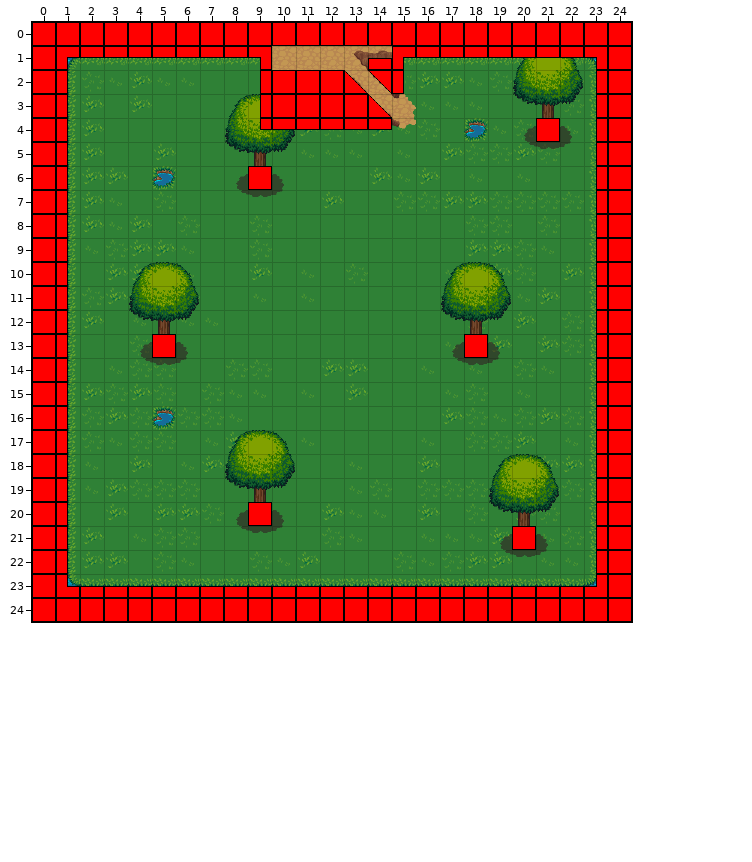
Tiled map: src/Ressources/Map/campagne_ThunderSun.tmx. The first picture shows the starting point.
Cells are 32x32 px. Shown: x 0..24, y 0..24.
After:
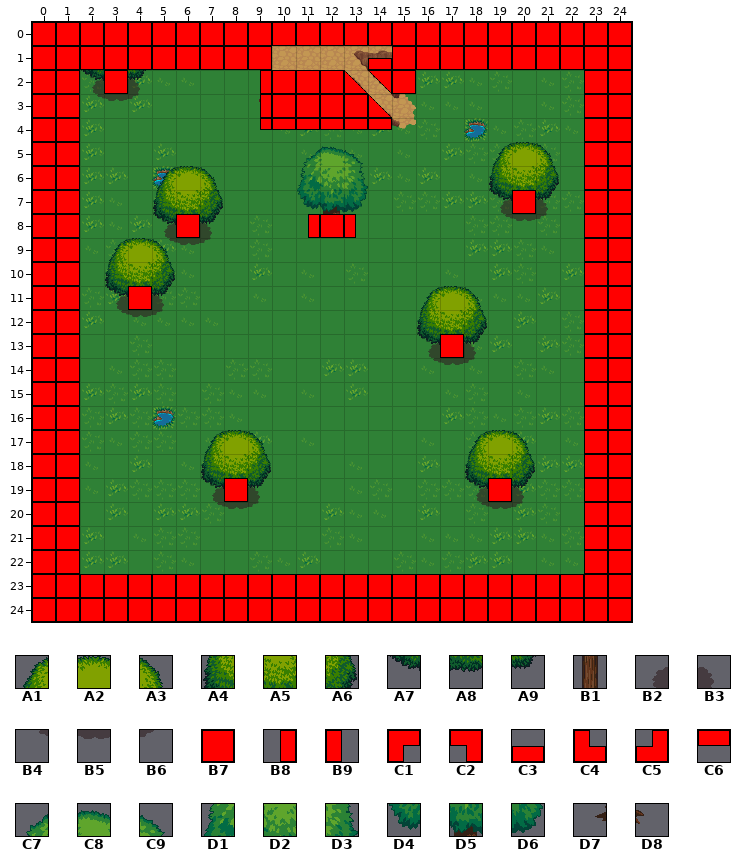
Key: from "base_out_atlas": A1 408, A2 409, A3 410, A4 440, A5 441, A6 442, A7 472, A8 473, A9 474, B1 634, B2 665, B3 667, B4 697, B5 698, B6 699; from "collision_final": B7 0, B8 1, B9 2, C1 3, C2 4, C3 15, C4 18, C5 19, C6 30; from "terrain_atlas": C7 925, C8 926, C9 927, D1 957, D2 958, D3 959, D4 989, D5 990, D6 991, D7 1021, D8 1023.
__ is an empty cell, ## one hidden under a higher layer.
Tiles replaced or removed in this view: A1, A2, A3, A4, A5, A6, A7, A8, A9, B1, B2, B3, B4, B5, B6, B7, B8, B9, C1, C2, C3, C4, C5, C6.
Difference:
Changed rows in their new state; .. is an unchanged cell.
Layer "background":
first column x 8:
 3 .. .. .. .. .. .. .. .. .. .. .. .. .. __ ..
 4 .. .. .. .. .. .. .. .. .. .. .. .. __ __ __
 5 .. __ .. .. .. .. .. .. .. .. .. .. __ __ __
 6 __ __ __ .. .. .. .. .. .. .. .. .. .. .. ..
 7 __ __ __ .. .. .. .. .. .. .. .. .. .. .. ..
first column x 4:
12 .. __ .. .. .. .. .. .. .. .. .. .. .. .. __ ..
13 __ __ __ .. .. .. .. .. .. .. .. .. .. __ __ __
14 __ __ __ .. .. .. .. .. .. .. .. .. .. __ __ __
first column x 8:
19 .. __ .. .. .. .. .. .. .. .. .. .. .. ..
20 __ __ __ .. .. .. .. .. .. .. .. .. __ ..
21 __ __ __ .. .. .. .. .. .. .. .. __ __ __
22 .. .. .. .. .. .. .. .. .. .. .. __ __ __
Layer "background_2":
first column x 2:
 2 B2 .. B3
 3 B4 B5 B6
first column x 3:
 7 .. .. .. .. .. .. .. .. .. .. .. .. .. .. .. .. B2 .. B3
 8 .. .. B2 .. B3 .. .. .. D7 .. D8 .. .. .. .. .. B4 B5 B6
 9 .. .. B4 B5 B6 .. .. .. .. .. .. .. .. .. .. .. .. .. ..
11 B2 .. B3 .. .. .. .. .. .. .. .. .. .. .. .. .. .. .. ..
12 B4 B5 B6 .. .. .. .. .. .. .. .. .. .. .. .. .. .. .. ..
13 .. .. .. .. .. .. .. .. .. .. .. .. .. B2 .. B3 .. .. ..
14 .. .. .. .. .. .. .. .. .. .. .. .. .. B4 B5 B6 .. .. ..
first column x 7:
19 B2 .. B3 .. .. .. .. .. .. .. .. B2 .. B3
20 B4 B5 B6 .. .. .. .. .. .. .. .. B4 B5 B6
Layer "overground":
first column x 2:
 1 .. .. .. .. .. .. .. .. .. .. .. .. .. .. .. .. .. .. __ __ __
 2 A7 .. A9 .. .. .. .. .. .. .. .. .. .. .. .. .. .. .. __ __ __
 3 .. .. .. .. .. .. __ __ .. .. .. .. .. .. .. .. .. .. __ __ __
 4 .. .. .. .. .. .. __ __ __ .. .. .. .. .. .. .. .. .. .. .. ..
 5 .. .. .. .. .. .. __ __ __ C7 C8 C9 .. .. .. .. .. A1 A2 A3 ..
 6 .. .. .. A1 A2 A3 .. .. .. D1 D2 D3 .. .. .. .. .. A4 A5 A6 ..
 7 .. .. .. A4 A5 A6 .. .. .. D4 D5 D6 .. .. .. .. .. A7 .. A9 ..
 8 .. .. .. A7 .. A9 .. .. .. .. .. .. .. .. .. .. .. .. .. .. ..
 9 .. A1 A2 A3 .. .. .. .. .. .. .. .. .. .. .. .. .. .. .. .. ..
10 .. A4 A5 A6 __ .. .. .. .. .. .. .. .. .. .. __ __ __ .. .. ..
11 .. A7 ## A9 __ .. .. .. .. .. .. .. .. .. A1 A2 A3 __ .. .. ..
12 .. .. __ __ __ .. .. .. .. .. .. .. .. .. A4 A5 A6 __ .. .. ..
13 .. .. .. .. .. .. .. .. .. .. .. .. .. .. A7 .. A9 .. .. .. ..
first column x 7:
17 A1 A2 A3 __ .. .. .. .. .. .. .. A1 A2 A3 ..
18 A4 A5 A6 __ .. .. .. .. .. .. .. A4 A5 A6 __
19 A7 ## A9 __ .. .. .. .. .. .. .. A7 ## A9 __
20 .. .. .. .. .. .. .. .. .. .. .. .. __ __ __
Layer "logique":
first column x 1:
 1 B7 B7 B7 B7 B7 B7 B7 B7 B7 .. .. .. .. .. B7 B7 B7 B7 B7 B7 B7 B7 B7
 2 B7 .. B7 .. .. .. .. .. .. .. .. .. .. .. B7 .. .. .. .. .. .. .. B7
 3 B7 .. .. .. .. .. .. .. .. .. .. .. .. .. .. .. .. .. .. .. .. .. B7
 4 B7 .. .. .. .. .. .. .. .. .. .. .. .. .. .. .. .. .. .. .. __ .. B7
 5 B7 .. .. .. .. .. .. .. .. .. .. .. .. .. .. .. .. .. .. .. .. .. B7
 6 B7 .. .. .. .. .. .. .. __ .. .. .. .. .. .. .. .. .. .. .. .. .. B7
 7 B7 .. .. .. .. .. .. .. .. .. .. .. .. .. .. .. .. .. .. B7 .. .. B7
 8 B7 .. .. .. .. B7 .. .. .. .. B8 B7 B9 .. .. .. .. .. .. .. .. .. B7
 9 B7 .. .. .. .. .. .. .. .. .. .. .. .. .. .. .. .. .. .. .. .. .. B7
10 B7 .. .. .. .. .. .. .. .. .. .. .. .. .. .. .. .. .. .. .. .. .. B7
11 B7 .. .. B7 .. .. .. .. .. .. .. .. .. .. .. .. .. .. .. .. .. .. B7
12 B7 .. .. .. .. .. .. .. .. .. .. .. .. .. .. .. .. .. .. .. .. .. B7
13 B7 .. .. .. __ .. .. .. .. .. .. .. .. .. .. .. B7 __ .. .. .. .. B7
14 B7 .. .. .. .. .. .. .. .. .. .. .. .. .. .. .. .. .. .. .. .. .. B7
15 B7 .. .. .. .. .. .. .. .. .. .. .. .. .. .. .. .. .. .. .. .. .. B7
16 B7 .. .. .. .. .. .. .. .. .. .. .. .. .. .. .. .. .. .. .. .. .. B7
17 B7 .. .. .. .. .. .. .. .. .. .. .. .. .. .. .. .. .. .. .. .. .. B7
18 B7 .. .. .. .. .. .. .. .. .. .. .. .. .. .. .. .. .. .. .. .. .. B7
19 B7 .. .. .. .. .. .. B7 .. .. .. .. .. .. .. .. .. .. B7 .. .. .. B7
20 B7 .. .. .. .. .. .. .. __ .. .. .. .. .. .. .. .. .. .. .. .. .. B7
21 B7 .. .. .. .. .. .. .. .. .. .. .. .. .. .. .. .. .. .. __ .. .. B7
22 B7 .. .. .. .. .. .. .. .. .. .. .. .. .. .. .. .. .. .. .. .. .. B7
23 B7 B7 B7 B7 B7 B7 B7 B7 B7 B7 B7 B7 B7 B7 B7 B7 B7 B7 B7 B7 B7 B7 B7
Boxes around the changes in both pictures, in picture pixels (x1, y1, x2, y2):
changed: (67, 57, 597, 587)
